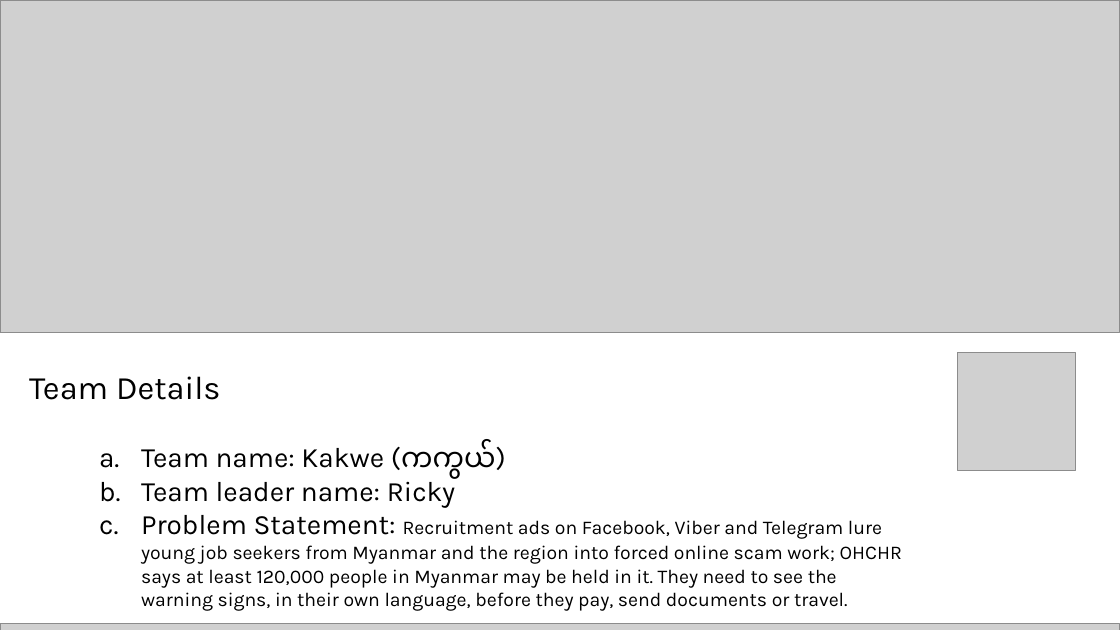
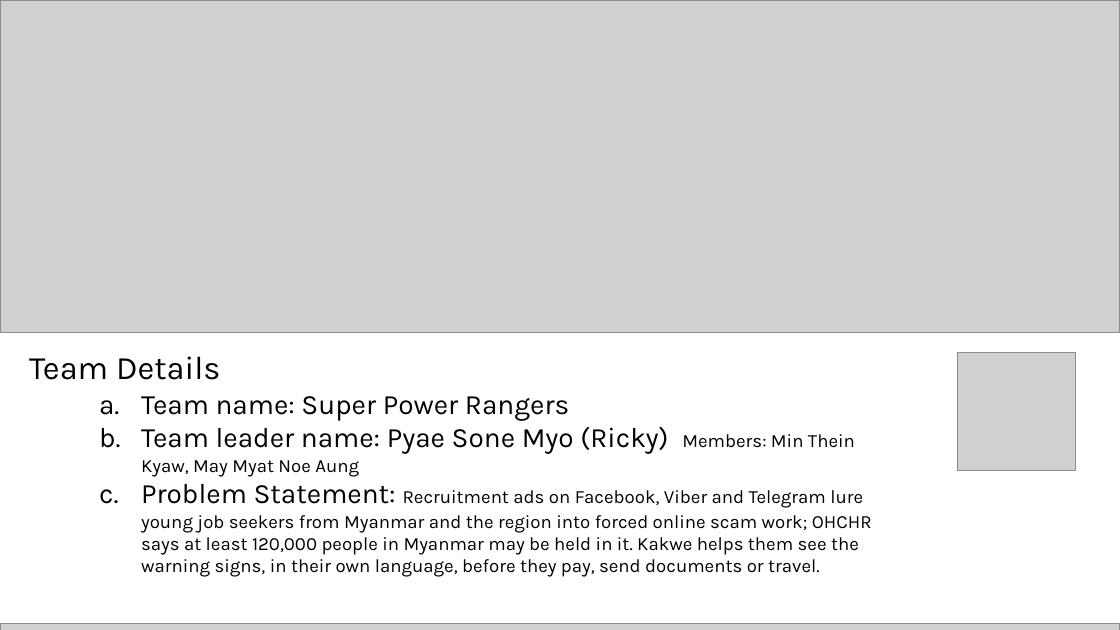
Before and after one commit to minthein128/scamshield, a slide deck: slide 1 of pitch/Kakwe-AIBuilderCup-submission.pptx. Drawn at 1120x630 pixels with LibreOffice and Linux fonts; fonts in the diff are those of the drawing; grey boxes stand for pictures. Boxes give left, top, right and bottom in pixels: in the first picture for what was removed or moved away, otherwise in the second. Text is boxed around its words. In the diff, an @@ line names an element or a change of style, - is before the commit and + after.

Commit message:
docs: final deck with team details, fresh Kakwe screens and no Message Guard
Team Super Power Rangers on slide 1 and the links slide. Message Guard is
gone from the features, safety, technologies and limits; the features grid
gains Scam radar and the safety slide lists the on-demand permissions.
Home, Check, High risk report and Job Shield screens are retaken from the
release commit against the Cloud Run API by scripts/e2e-deck.mjs.

```diff
--- a/pitch/Kakwe-AIBuilderCup-submission.pptx
+++ b/pitch/Kakwe-AIBuilderCup-submission.pptx
@@ text "Team Details": place and size @@
-text "Team Details" at (29,376,902,611)
+text "Team Details" at (29,356,872,577)
@@ text at (141,396,872,577): text changed; size 12.5 to 12 pt @@
-  a. Team name: Kakwe (ကာကွယ်)
-  b. Team leader name: Ricky
-  c. Problem Statement: Recruitment ads on Facebook, Viber and Telegram lure young job seekers from Myanmar and the region into forced online scam work; OHCHR says at least 120,000 people in Myanmar may be held in it. They need to see the warning signs, in their own language, before they pay, send documents or travel.
+  a. Team name: Super Power Rangers
+  b. Team leader name: Pyae Sone Myo (Ricky) Members: Min Thein Kyaw, May Myat Noe Aung
+  c. Problem Statement: Recruitment ads on Facebook, Viber and Telegram lure young job seekers from Myanmar and the region into forced online scam work; OHCHR says at least 120,000 people in Myanmar may be held in it. Kakwe helps them see the warning signs, in their own language, before they pay, send documents or travel.
```
Also in this commit, not shown: 6 other slides changed, 13 other files.
